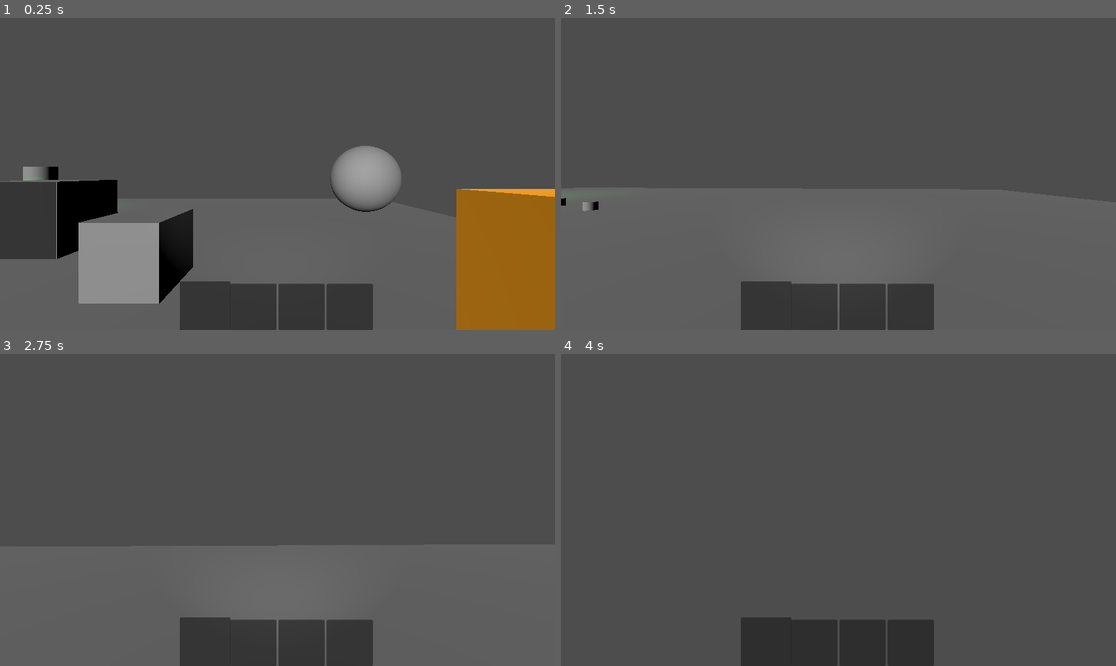
Above: before the commit, frames 1-4 (two rows, left to right).
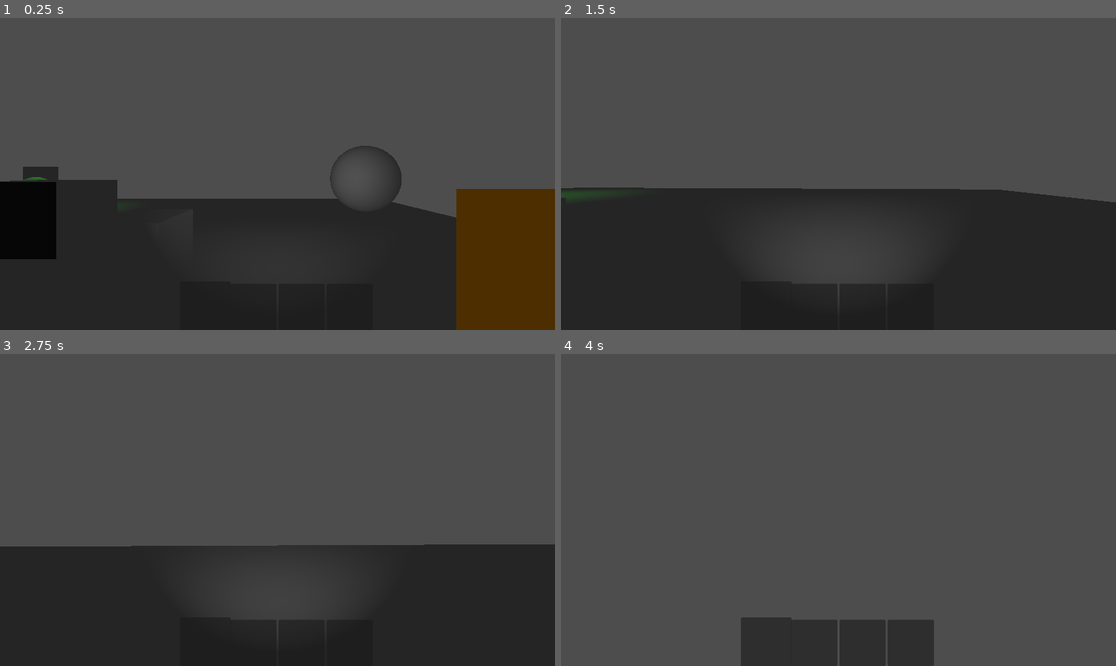
Above: after the commit, the same moments.

Repository: hadll/i-unno
Game: Godot game, scene res://scenes/playground_chloe.tscn
The game is run twice, just before and just after one commit, with the same random seed, the same clock (stepped at 60 frames per second) and the same inputs. This scene is started directly instead of the project's main scene.
Inputs (mouse positions are in pixels of both pictures, inside the frame that each line leads up to):
- Up to frame 1 (0.25 s): no input
- Up to frame 2 (1.5 s): tap Enter at 0.5 s; move the mouse to (866, 174) at 0.52 s; hold W (move_forward) from 0.53 s (still down); tap Ctrl (move_crouch) at 0.6 s; click (866, 174) at 0.67 s; tap Space (move_jump) at 0.77 s; move the mouse to (810, 174) at 1.27 s; tap Shift (move_sprint) at 1.35 s
- Up to frame 3 (2.75 s): keep holding W (move_forward); tap Space (move_jump) at 1.52, 2 s; move the mouse to (288, 503) at 2.02 s; tap Backspace at 2.1 s
- Up to frame 4 (4 s): keep holding W (move_forward); move the mouse to (832, 516) at 2.77 s; tap Enter at 2.85 s; click (832, 516) at 2.92 s; tap Space (move_jump) at 3.02, 3.77 s; move the mouse to (877, 513) at 3.52 s; tap Tab at 3.6 s

The runs differ from the first frame. In frame 1, 40% of the frame differs, in the area x 0-100%, y 40-100%; in frame 2, 40%; in frame 3, 34%; in frame 4, nothing differs.
Error in both runs: Cannot call method 'shader_create_from_spirv' on a null value. (res://scripts/ditherer.gd:25)

Commit message:
room size and construction changes

Diff:
--- /dev/null
+++ b/scenes/levelgen/blocks/ceiling.tscn
@@ -0,0 +1,18 @@
+[gd_scene format=3 uid="uid://d227tyin2s41e"]
+
+[sub_resource type="QuadMesh" id="QuadMesh_gwqsx"]
+size = Vector2(8, 8)
+orientation = 1
+
+[sub_resource type="BoxShape3D" id="BoxShape3D_g4v7s"]
+size = Vector3(8, 0.2, 8)
+
+[node name="Ceiling" type="StaticBody3D" unique_id=1786931697]
+
+[node name="MeshInstance3D" type="MeshInstance3D" parent="." unique_id=768772384]
+transform = Transform3D(1, 0, 0, 0, -1, 8.742278e-08, 0, -8.742278e-08, -1, 0, 4, 0)
+mesh = SubResource("QuadMesh_gwqsx")
+
+[node name="CollisionShape3D" type="CollisionShape3D" parent="." unique_id=882452346]
+transform = Transform3D(1, 0, 0, 0, 1, 0, 0, 0, 1, 0, 4.1, 0)
+shape = SubResource("BoxShape3D_g4v7s")
--- /dev/null
+++ b/scenes/levelgen/blocks/floor.tscn
@@ -0,0 +1,17 @@
+[gd_scene format=3 uid="uid://dbeknqanw0r8j"]
+
+[sub_resource type="QuadMesh" id="QuadMesh_yf5fn"]
+size = Vector2(8, 8)
+orientation = 1
+
+[sub_resource type="BoxShape3D" id="BoxShape3D_g4v7s"]
+size = Vector3(8, 0.2, 8)
+
+[node name="Floor" type="StaticBody3D" unique_id=1786931697]
+
+[node name="MeshInstance3D" type="MeshInstance3D" parent="." unique_id=768772384]
+mesh = SubResource("QuadMesh_yf5fn")
+
+[node name="CollisionShape3D" type="CollisionShape3D" parent="." unique_id=882452346]
+transform = Transform3D(1, 0, 0, 0, 1, 0, 0, 0, 1, 0, -0.1, 0)
+shape = SubResource("BoxShape3D_g4v7s")
--- /dev/null
+++ b/scenes/levelgen/blocks/overhang_wall.tscn
@@ -0,0 +1,17 @@
+[gd_scene format=3 uid="uid://bhem43hh2qlpm"]
+
+[sub_resource type="BoxMesh" id="BoxMesh_tanof"]
+size = Vector3(0.2, 5, 8)
+
+[sub_resource type="BoxShape3D" id="BoxShape3D_4q2h0"]
+size = Vector3(0.2, 5, 8)
+
+[node name="OverhangWall" type="StaticBody3D" unique_id=731952364]
+
+[node name="MeshInstance3D" type="MeshInstance3D" parent="." unique_id=1317928559]
+transform = Transform3D(1, 0, 0, 0, -1, 8.742278e-08, 0, -8.742278e-08, -1, -4, 6.5, 0)
+mesh = SubResource("BoxMesh_tanof")
+
+[node name="CollisionShape3D" type="CollisionShape3D" parent="." unique_id=475514434]
+transform = Transform3D(1, 0, 0, 0, 1, 0, 0, 0, 1, -4, 6.5, 0)
+shape = SubResource("BoxShape3D_4q2h0")
--- /dev/null
+++ b/scenes/levelgen/blocks/tall_wall.tscn
@@ -0,0 +1,17 @@
+[gd_scene format=3 uid="uid://5lepirb3fmo5"]
+
+[sub_resource type="BoxMesh" id="BoxMesh_xlijl"]
+size = Vector3(0.2, 9, 8)
+
+[sub_resource type="BoxShape3D" id="BoxShape3D_ul5eq"]
+size = Vector3(0.2, 9, 8)
+
+[node name="TallWall" type="StaticBody3D" unique_id=731952364]
+
+[node name="MeshInstance3D" type="MeshInstance3D" parent="." unique_id=1317928559]
+transform = Transform3D(1, 0, 0, 0, -1, 8.742278e-08, 0, -8.742278e-08, -1, -4, 4.5, 0)
+mesh = SubResource("BoxMesh_xlijl")
+
+[node name="CollisionShape3D" type="CollisionShape3D" parent="." unique_id=475514434]
+transform = Transform3D(1, 0, 0, 0, 1, 0, 0, 0, 1, -4, 4.5, 0)
+shape = SubResource("BoxShape3D_ul5eq")
--- /dev/null
+++ b/scenes/levelgen/blocks/wall.tscn
@@ -0,0 +1,17 @@
+[gd_scene format=3 uid="uid://clbx1plikq8ul"]
+
+[sub_resource type="BoxMesh" id="BoxMesh_xngr5"]
+size = Vector3(0.2, 4, 8)
+
+[sub_resource type="BoxShape3D" id="BoxShape3D_fi67a"]
+size = Vector3(0.2, 4, 8)
+
+[node name="Wall" type="StaticBody3D" unique_id=731952364]
+
+[node name="MeshInstance3D" type="MeshInstance3D" parent="." unique_id=1317928559]
+transform = Transform3D(1, 0, 0, 0, -1, 8.742278e-08, 0, -8.742278e-08, -1, -4, 2, 0)
+mesh = SubResource("BoxMesh_xngr5")
+
+[node name="CollisionShape3D" type="CollisionShape3D" parent="." unique_id=475514434]
+transform = Transform3D(1, 0, 0, 0, 1, 0, 0, 0, 1, -4, 2, 0)
+shape = SubResource("BoxShape3D_fi67a")
--- a/scenes/levelgen/doors/door_standard.tscn
+++ b/scenes/levelgen/doors/door_standard.tscn
@@ -4,16 +4,16 @@
 [ext_resource type="PackedScene" uid="uid://c0kiqaeii41qh" path="res://scenes/levelgen/doors/door_security.tscn" id="2_rofvo"]
 
 [sub_resource type="BoxShape3D" id="BoxShape3D_rofvo"]
-size = Vector3(0.2, 3.2, 1)
+size = Vector3(0.2, 3.2, 2.5)
+
+[sub_resource type="BoxMesh" id="BoxMesh_qfnq8"]
+size = Vector3(0.2, 3.2, 2.5)
 
 [sub_resource type="BoxShape3D" id="BoxShape3D_bcjmr"]
-size = Vector3(0.2, 1.8, 5)
-
-[sub_resource type="BoxMesh" id="BoxMesh_qfnq8"]
-size = Vector3(0.2, 3.2, 1)
+size = Vector3(0.2, 0.8, 8)
 
 [sub_resource type="BoxMesh" id="BoxMesh_g3b13"]
-size = Vector3(0.2, 1.8, 5)
+size = Vector3(0.2, 0.8, 8)
 
 [node name="DoorStandard" type="Node3D" unique_id=649409107]
 script = ExtResource("1_c7omj")
@@ -22,26 +22,26 @@
 
 [node name="Static" type="StaticBody3D" parent="." unique_id=1351123145]
 
-[node name="CollisionShape3D" type="CollisionShape3D" parent="Static" unique_id=1976695591]
-transform = Transform3D(1, 0, 0, 0, 1, 0, 0, 0, 1, 0, 1.6, 2)
+[node name="LeftCollider" type="CollisionShape3D" parent="Static" unique_id=1976695591]
+transform = Transform3D(1, 0, 0, 0, 1, 0, 0, 0, 1, 0, 1.6, 2.75)
 shape = SubResource("BoxShape3D_rofvo")
 
-[node name="CollisionShape3D2" type="CollisionShape3D" parent="Static" unique_id=1797124579]
-transform = Transform3D(1, 0, 0, 0, 1, 0, 0, 0, 1, 0, 1.6, -2)
+[node name="LeftMesh" type="MeshInstance3D" parent="Static" unique_id=2105643588]
+transform = Transform3D(1, 0, 0, 0, 1, 0, 0, 0, 1, 0, 1.6, 2.75)
+mesh = SubResource("BoxMesh_qfnq8")
+
+[node name="RightCollider" type="CollisionShape3D" parent="Static" unique_id=1797124579]
+transform = Transform3D(1, 0, 0, 0, 1, 0, 0, 0, 1, 0, 1.6, -2.75)
 shape = SubResource("BoxShape3D_rofvo")
 
-[node name="CollisionShape3D3" type="CollisionShape3D" parent="Static" unique_id=162590647]
-transform = Transform3D(1, 0, 0, 0, 1, 0, 0, 0, 1, 0, 4.1, 0)
+[node name="RightMesh" type="MeshInstance3D" parent="Static" unique_id=328322899]
+transform = Transform3D(1, 0, 0, 0, 1, 0, 0, 0, 1, 0, 1.6, -2.75)
+mesh = SubResource("BoxMesh_qfnq8")
+
+[node name="TopCollider" type="CollisionShape3D" parent="Static" unique_id=162590647]
+transform = Transform3D(1, 0, 0, 0, 1, 0, 0, 0, 1, 0, 3.6, 0)
 shape = SubResource("BoxShape3D_bcjmr")
 
-[node name="MeshInstance3D" type="MeshInstance3D" parent="Static" unique_id=2105643588]
-transform = Transform3D(1, 0, 0, 0, 1, 0, 0, 0, 1, 0, 1.6, 2)
-mesh = SubResource("BoxMesh_qfnq8")
-
-[node name="MeshInstance3D2" type="MeshInstance3D" parent="Static" unique_id=328322899]
-transform = Transform3D(1, 0, 0, 0, 1, 0, 0, 0, 1, 0, 1.6, -2)
-mesh = SubResource("BoxMesh_qfnq8")
-
-[node name="MeshInstance3D3" type="MeshInstance3D" parent="Static" unique_id=274307991]
-transform = Transform3D(1, 0, 0, 0, 1, 0, 0, 0, 1, 0, 4.1, 0)
+[node name="TopMesh" type="MeshInstance3D" parent="Static" unique_id=274307991]
+transform = Transform3D(1, 0, 0, 0, 1, 0, 0, 0, 1, 0, 3.6, 0)
 mesh = SubResource("BoxMesh_g3b13")
--- a/scenes/levelgen/doors/door_wall.tscn
+++ b/scenes/levelgen/doors/door_wall.tscn
@@ -1,23 +1,11 @@
 [gd_scene format=3 uid="uid://iynj1aj5p0dw"]
 
 [ext_resource type="Script" uid="uid://ddw38u6b6an1a" path="res://scripts/levelgen/generation_object.gd" id="1_aefar"]
-
-[sub_resource type="BoxShape3D" id="BoxShape3D_p4sqt"]
-size = Vector3(0.2, 5, 5)
-
-[sub_resource type="BoxMesh" id="BoxMesh_aefar"]
-size = Vector3(0.2, 5, 5)
+[ext_resource type="PackedScene" uid="uid://clbx1plikq8ul" path="res://scenes/levelgen/blocks/wall.tscn" id="2_jdpn5"]
 
 [node name="DoorWall" type="Node3D" unique_id=1843768406]
 script = ExtResource("1_aefar")
 metadata/_custom_type_script = "uid://ddw38u6b6an1a"
 
-[node name="Static" type="StaticBody3D" parent="." unique_id=260933585]
-
-[node name="CollisionShape3D" type="CollisionShape3D" parent="Static" unique_id=1952952921]
-transform = Transform3D(1, 0, 0, 0, 1, 0, 0, 0, 1, 0, 2.5, 0)
-shape = SubResource("BoxShape3D_p4sqt")
-
-[node name="MeshInstance3D" type="MeshInstance3D" parent="Static" unique_id=568778134]
-transform = Transform3D(1, 0, 0, 0, 1, 0, 0, 0, 1, 0, 2.5, 0)
-mesh = SubResource("BoxMesh_aefar")
+[node name="Wall" parent="." unique_id=731952364 instance=ExtResource("2_jdpn5")]
+transform = Transform3D(1, 0, 0, 0, 1, 0, 0, 0, 1, 4, 0, 0)
--- a/scenes/levelgen/rooms/room_four_way.tscn
+++ b/scenes/levelgen/rooms/room_four_way.tscn
@@ -1,23 +1,13 @@
 [gd_scene format=3 uid="uid://c4l4srevdndr5"]
 
 [ext_resource type="Script" uid="uid://ddw38u6b6an1a" path="res://scripts/levelgen/generation_object.gd" id="1_g1oio"]
-
-[sub_resource type="BoxShape3D" id="BoxShape3D_1vu12"]
-size = Vector3(5, 1, 5)
-
-[sub_resource type="BoxMesh" id="BoxMesh_7c1hi"]
-size = Vector3(5, 1, 5)
+[ext_resource type="PackedScene" uid="uid://dbeknqanw0r8j" path="res://scenes/levelgen/blocks/floor.tscn" id="2_7c1hi"]
+[ext_resource type="PackedScene" uid="uid://d227tyin2s41e" path="res://scenes/levelgen/blocks/ceiling.tscn" id="3_b6dda"]
 
 [node name="RoomFourWay" type="Node3D" unique_id=1121319207]
 script = ExtResource("1_g1oio")
 metadata/_custom_type_script = "uid://ddw38u6b6an1a"
 
-[node name="Static" type="StaticBody3D" parent="." unique_id=1228799141]
+[node name="Floor" parent="." unique_id=1786931697 instance=ExtResource("2_7c1hi")]
 
-[node name="CollisionShape3D" type="CollisionShape3D" parent="Static" unique_id=1569538166]
-transform = Transform3D(1, 0, 0, 0, 1, 0, 0, 0, 1, 0, -0.5, 0)
-shape = SubResource("BoxShape3D_1vu12")
-
-[node name="MeshInstance3D" type="MeshInstance3D" parent="Static" unique_id=763442555]
-transform = Transform3D(1, 0, 0, 0, 1, 0, 0, 0, 1, 0, -0.5, 0)
-mesh = SubResource("BoxMesh_7c1hi")
+[node name="Ceiling" parent="." unique_id=1099383626 instance=ExtResource("3_b6dda")]
--- a/scenes/levelgen/rooms/room_stairs.tscn
+++ b/scenes/levelgen/rooms/room_stairs.tscn
@@ -1,31 +1,63 @@
 [gd_scene format=3 uid="uid://d1kffolob8sih"]
 
 [ext_resource type="Script" uid="uid://ddw38u6b6an1a" path="res://scripts/levelgen/generation_object.gd" id="1_p0prh"]
+[ext_resource type="PackedScene" uid="uid://dbeknqanw0r8j" path="res://scenes/levelgen/blocks/floor.tscn" id="2_xfoet"]
+[ext_resource type="PackedScene" uid="uid://d227tyin2s41e" path="res://scenes/levelgen/blocks/ceiling.tscn" id="3_6wu7r"]
+[ext_resource type="PackedScene" uid="uid://clbx1plikq8ul" path="res://scenes/levelgen/blocks/wall.tscn" id="4_22eqy"]
+[ext_resource type="PackedScene" uid="uid://5lepirb3fmo5" path="res://scenes/levelgen/blocks/tall_wall.tscn" id="5_p7gti"]
+[ext_resource type="PackedScene" uid="uid://bhem43hh2qlpm" path="res://scenes/levelgen/blocks/overhang_wall.tscn" id="6_8fcwi"]
 
-[sub_resource type="BoxShape3D" id="BoxShape3D_mg5dn"]
-size = Vector3(5, 1, 5)
+[sub_resource type="ConvexPolygonShape3D" id="ConvexPolygonShape3D_g4v7s"]
+points = PackedVector3Array(-4, 0, -4, -4, 0, 4, 4, -5, -4, 4, -5, 4, -4, -1, -4, -4, -1, 4, 4, -6, -4, 4, -6, 4)
 
-[sub_resource type="BoxMesh" id="BoxMesh_60lbp"]
-size = Vector3(5, 1, 5)
+[sub_resource type="QuadMesh" id="QuadMesh_3gngh"]
+size = Vector2(9.434, 8)
+orientation = 1
 
 [node name="RoomStairs" type="Node3D" unique_id=1481586815]
 script = ExtResource("1_p0prh")
 metadata/_custom_type_script = "uid://ddw38u6b6an1a"
 
-[node name="Static" type="StaticBody3D" parent="." unique_id=978110552]
+[node name="Stairs" type="StaticBody3D" parent="." unique_id=978110552]
 
-[node name="CollisionShape3D" type="CollisionShape3D" parent="Static" unique_id=511580290]
-transform = Transform3D(1, 0, 0, 0, 1, 0, 0, 0, 1, 0, -0.5, 0)
-shape = SubResource("BoxShape3D_mg5dn")
+[node name="StairsCollider" type="CollisionShape3D" parent="Stairs" unique_id=375318584]
+transform = Transform3D(1, 0, 0, 0, 1, 0, 0, 0, 1, 8, 0, 0)
+shape = SubResource("ConvexPolygonShape3D_g4v7s")
 
-[node name="MeshInstance3D" type="MeshInstance3D" parent="Static" unique_id=202200658]
-transform = Transform3D(1, 0, 0, 0, 1, 0, 0, 0, 1, 0, -0.5, 0)
-mesh = SubResource("BoxMesh_60lbp")
+[node name="StairsMesh" type="MeshInstance3D" parent="Stairs" unique_id=108701613]
+transform = Transform3D(0.8480481, 0.52991927, 0, -0.52991927, 0.8480481, 0, 0, 0, 1, 8, -2.5, 0)
+mesh = SubResource("QuadMesh_3gngh")
 
-[node name="CollisionShape3D2" type="CollisionShape3D" parent="Static" unique_id=626039298]
-transform = Transform3D(1, 0, 0, 0, 1, 0, 0, 0, 1, 10, -5.5, 0)
-shape = SubResource("BoxShape3D_mg5dn")
+[node name="Floor" parent="." unique_id=1786931697 instance=ExtResource("2_xfoet")]
 
-[node name="MeshInstance3D2" type="MeshInstance3D" parent="Static" unique_id=1633927385]
-transform = Transform3D(1, 0, 0, 0, 1, 0, 0, 0, 1, 10, -5.5, 0)
-mesh = SubResource("BoxMesh_60lbp")
+[node name="Floor2" parent="." unique_id=1684924538 instance=ExtResource("2_xfoet")]
+transform = Transform3D(1, 0, 0, 0, 1, 0, 0, 0, 1, 16, -5, 0)
+
+[node name="Ceiling" parent="." unique_id=845570810 instance=ExtResource("3_6wu7r")]
+
+[node name="Ceiling2" parent="." unique_id=1699015705 instance=ExtResource("3_6wu7r")]
+transform = Transform3D(1, 0, 0, 0, 1, 0, 0, 0, 1, 16, -5, 0)
+
+[node name="Ceiling3" parent="." unique_id=1716310470 instance=ExtResource("3_6wu7r")]
+transform = Transform3D(1, 0, 0, 0, 1, 0, 0, 0, 1, 8, 0, 0)
+
+[node name="Wall" parent="." unique_id=731952364 instance=ExtResource("4_22eqy")]
+transform = Transform3D(-4.371139e-08, 0, 1, 0, 1, 0, -1, 0, -4.371139e-08, 0, 0, 0)
+
+[node name="Wall2" parent="." unique_id=137377572 instance=ExtResource("4_22eqy")]
+transform = Transform3D(1.3113416e-07, 0, -1, 0, 1, 0, 1, 0, 1.3113416e-07, 0, 0, 0)
+
+[node name="Wall3" parent="." unique_id=937110458 instance=ExtResource("4_22eqy")]
+transform = Transform3D(-4.371139e-08, 0, 1, 0, 1, 0, -1, 0, -4.371139e-08, 16, -5, 0)
+
+[node name="Wall4" parent="." unique_id=71662223 instance=ExtResource("4_22eqy")]
+transform = Transform3D(1.3113416e-07, 0, -1, 0, 1, 0, 1, 0, 1.3113416e-07, 16, -5, 0)
+
+[node name="TallWall" parent="." unique_id=1147066669 instance=ExtResource("5_p7gti")]
+transform = Transform3D(-4.371139e-08, 0, -1, 0, 1, 0, 1, 0, -4.371139e-08, 8, -5, 0)
+
+[node name="TallWall2" parent="." unique_id=372221236 instance=ExtResource("5_p7gti")]
+transform = Transform3D(1.3113416e-07, 0, 1, 0, 1, 0, -1, 0, 1.3113416e-07, 8, -5, 0)
+
+[node name="OverhangWall" parent="." unique_id=1679508564 instance=ExtResource("6_8fcwi")]
+transform = Transform3D(-1, 0, -8.742278e-08, 0, 1, 0, 8.742278e-08, 0, -1, 8, -5, 0)
--- a/scenes/levelgen/rooms/room_start.tscn
+++ b/scenes/levelgen/rooms/room_start.tscn
@@ -2,28 +2,48 @@
 
 [ext_resource type="Script" uid="uid://c0gji5pa8chf5" path="res://scripts/levelgen/rooms/room_start.gd" id="1_8ewhc"]
 [ext_resource type="PackedScene" uid="uid://cuiqnc7ir6lns" path="res://scenes/moving_player.tscn" id="2_hg6cr"]
-
-[sub_resource type="BoxShape3D" id="BoxShape3D_hg6cr"]
-size = Vector3(10, 1, 10)
-
-[sub_resource type="BoxMesh" id="BoxMesh_so8dq"]
-size = Vector3(10, 1, 10)
+[ext_resource type="PackedScene" uid="uid://dbeknqanw0r8j" path="res://scenes/levelgen/blocks/floor.tscn" id="3_bp07h"]
+[ext_resource type="PackedScene" uid="uid://d227tyin2s41e" path="res://scenes/levelgen/blocks/ceiling.tscn" id="4_6a77m"]
+[ext_resource type="PackedScene" uid="uid://clbx1plikq8ul" path="res://scenes/levelgen/blocks/wall.tscn" id="5_6a77m"]
 
 [node name="RoomStart" type="Node3D" unique_id=1906132364 node_paths=PackedStringArray("spawn_point")]
 script = ExtResource("1_8ewhc")
 player_scene = ExtResource("2_hg6cr")
-spawn_point = NodePath("Static/Spawn")
+spawn_point = NodePath("Spawn")
 metadata/_custom_type_script = "uid://ddw38u6b6an1a"
 
-[node name="Static" type="StaticBody3D" parent="." unique_id=217643138]
+[node name="Spawn" type="Node3D" parent="." unique_id=1617246010]
+transform = Transform3D(1, 0, 0, 0, 1, 0, 0, 0, 1, 4, 0, 4)
 
-[node name="CollisionShape3D" type="CollisionShape3D" parent="Static" unique_id=1791527053]
-transform = Transform3D(1, 0, 0, 0, 1, 0, 0, 0, 1, 2.5, -0.5, 2.5)
-shape = SubResource("BoxShape3D_hg6cr")
+[node name="Floor" parent="." unique_id=1786931697 instance=ExtResource("3_bp07h")]
 
-[node name="MeshInstance3D" type="MeshInstance3D" parent="Static" unique_id=1232164423]
-transform = Transform3D(1, 0, 0, 0, 1, 0, 0, 0, 1, 2.5, -0.5, 2.5)
-mesh = SubResource("BoxMesh_so8dq")
+[node name="Ceiling" parent="." unique_id=280239341 instance=ExtResource("4_6a77m")]
 
-[node name="Spawn" type="Node3D" parent="Static" unique_id=1617246010]
-transform = Transform3D(1, 0, 0, 0, 1, 0, 0, 0, 1, 2.5, 0, 2.5)
+[node name="Floor2" parent="." unique_id=116812086 instance=ExtResource("3_bp07h")]
+transform = Transform3D(1, 0, 0, 0, 1, 0, 0, 0, 1, 8, 0, 0)
+
+[node name="Ceiling2" parent="." unique_id=610838646 instance=ExtResource("4_6a77m")]
+transform = Transform3D(1, 0, 0, 0, 1, 0, 0, 0, 1, 8, 0, 0)
+
+[node name="Floor3" parent="." unique_id=1891033067 instance=ExtResource("3_bp07h")]
+transform = Transform3D(1, 0, 0, 0, 1, 0, 0, 0, 1, 0, 0, 8)
+
+[node name="Ceiling3" parent="." unique_id=1835628635 instance=ExtResource("4_6a77m")]
+transform = Transform3D(1, 0, 0, 0, 1, 0, 0, 0, 1, 0, 0, 8)
+
+[node name="Floor4" parent="." unique_id=285205752 instance=ExtResource("3_bp07h")]
+transform = Transform3D(1, 0, 0, 0, 1, 0, 0, 0, 1, 8, 0, 8)
+
+[node name="Ceiling4" parent="." unique_id=256626768 instance=ExtResource("4_6a77m")]
+transform = Transform3D(1, 0, 0, 0, 1, 0, 0, 0, 1, 8, 0, 8)
+
+[node name="Wall" parent="." unique_id=731952364 instance=ExtResource("5_6a77m")]
+
+[node name="Wall2" parent="." unique_id=1531751282 instance=ExtResource("5_6a77m")]
+transform = Transform3D(1, 0, 0, 0, 1, 0, 0, 0, 1, 0, 0, 8)
+
+[node name="Wall3" parent="." unique_id=1440320832 instance=ExtResource("5_6a77m")]
+transform = Transform3D(-4.371139e-08, 0, -1, 0, 1, 0, 1, 0, -4.371139e-08, 0, 0, 0)
+
+[node name="Wall4" parent="." unique_id=583910154 instance=ExtResource("5_6a77m")]
+transform = Transform3D(-4.371139e-08, 0, 1, 0, 1, 0, -1, 0, -4.371139e-08, 0, 0, 8)
--- a/scenes/levelgen/rooms/room_wide.tscn
+++ b/scenes/levelgen/rooms/room_wide.tscn
@@ -1,23 +1,19 @@
 [gd_scene format=3 uid="uid://c13vnlsvqwjuw"]
 
 [ext_resource type="Script" uid="uid://ddw38u6b6an1a" path="res://scripts/levelgen/generation_object.gd" id="1_m2jou"]
-
-[sub_resource type="BoxShape3D" id="BoxShape3D_j45xc"]
-size = Vector3(10, 1, 5)
-
-[sub_resource type="BoxMesh" id="BoxMesh_tg72a"]
-size = Vector3(10, 1, 5)
+[ext_resource type="PackedScene" uid="uid://dbeknqanw0r8j" path="res://scenes/levelgen/blocks/floor.tscn" id="2_tg72a"]
+[ext_resource type="PackedScene" uid="uid://d227tyin2s41e" path="res://scenes/levelgen/blocks/ceiling.tscn" id="3_xsbnx"]
 
 [node name="RoomWide" type="Node3D" unique_id=2087679140]
 script = ExtResource("1_m2jou")
 metadata/_custom_type_script = "uid://ddw38u6b6an1a"
 
-[node name="Static" type="StaticBody3D" parent="." unique_id=189498855]
+[node name="Floor" parent="." unique_id=1786931697 instance=ExtResource("2_tg72a")]
 
-[node name="CollisionShape3D" type="CollisionShape3D" parent="Static" unique_id=417584501]
-transform = Transform3D(1, 0, 0, 0, 1, 0, 0, 0, 1, 2.5, -0.5, 0)
-shape = SubResource("BoxShape3D_j45xc")
+[node name="Floor2" parent="." unique_id=569061124 instance=ExtResource("2_tg72a")]
+transform = Transform3D(1, 0, 0, 0, 1, 0, 0, 0, 1, 8, 0, 0)
 
-[node name="MeshInstance3D" type="MeshInstance3D" parent="Static" unique_id=1738541925]
-transform = Transform3D(1, 0, 0, 0, 1, 0, 0, 0, 1, 2.5, -0.5, 0)
-mesh = SubResource("BoxMesh_tg72a")
+[node name="Ceiling" parent="." unique_id=1486313409 instance=ExtResource("3_xsbnx")]
+
+[node name="Ceiling2" parent="." unique_id=946666765 instance=ExtResource("3_xsbnx")]
+transform = Transform3D(1, 0, 0, 0, 1, 0, 0, 0, 1, 8, 0, 0)
--- a/scenes/playground_chloe.tscn
+++ b/scenes/playground_chloe.tscn
@@ -41,7 +41,9 @@
 [sub_resource type="BoxMesh" id="BoxMesh_04jj1"]
 material = SubResource("StandardMaterial3D_edks0")
 
-[sub_resource type="CompositorEffect" id="CompositorEffect_yf5fn"]
+[sub_resource type="Environment" id="Environment_nn1bs"]
+
+[sub_resource type="CompositorEffect" id="CompositorEffect_nn1bs"]
 resource_local_to_scene = false
 resource_name = ""
 enabled = true
@@ -49,12 +51,10 @@
 needs_motion_vectors = false
 needs_normal_roughness = false
 script = ExtResource("10_qokby")
-view_dist = 35.0
-view_fog = 75.0
 metadata/_custom_type_script = "uid://y8yqh08fax47"
 
 [sub_resource type="Compositor" id="Compositor_g4v7s"]
-compositor_effects = Array[CompositorEffect]([SubResource("CompositorEffect_yf5fn")])
+compositor_effects = Array[CompositorEffect]([SubResource("CompositorEffect_nn1bs")])
 
 [sub_resource type="SphereMesh" id="SphereMesh_yf5fn"]
 
@@ -118,9 +118,6 @@
 trigger = NodePath("../StaticBody3D2/RelayTrigger")
 metadata/_custom_type_script = "uid://bvmwuhi6j156l"
 
-[node name="DirectionalLight3D" type="DirectionalLight3D" parent="." unique_id=326908244]
-transform = Transform3D(0.96888196, 0.06710882, -0.23825234, 0.029179046, 0.9248675, 0.3791687, 0.2457974, -0.37432158, 0.8941292, 0, 14.024906, 0)
-
 [node name="MeshInstance3D" type="MeshInstance3D" parent="." unique_id=221468400]
 transform = Transform3D(1, 0, 0, 0, 1, 0, 0, 0, 1, 4, 0, 4)
 mesh = SubResource("BoxMesh_g4v7s")
@@ -130,6 +127,7 @@
 mesh = SubResource("BoxMesh_04jj1")
 
 [node name="WorldEnvironment" type="WorldEnvironment" parent="." unique_id=1464629999]
+environment = SubResource("Environment_nn1bs")
 compositor = SubResource("Compositor_g4v7s")
 
 [node name="Level" parent="." unique_id=862827639 instance=ExtResource("10_lrhon")]
--- a/scripts/level.gd
+++ b/scripts/level.gd
@@ -1,7 +1,7 @@
 class_name Level
 extends Node3D
 
-const ROOM_SCALE := Vector3(5, 5, 5)
+const ROOM_SCALE := Vector3(8, 5, 8)
 
 func _ready() -> void:
 	generate()
Not shown, changed: shaders/ditherer.glsl
